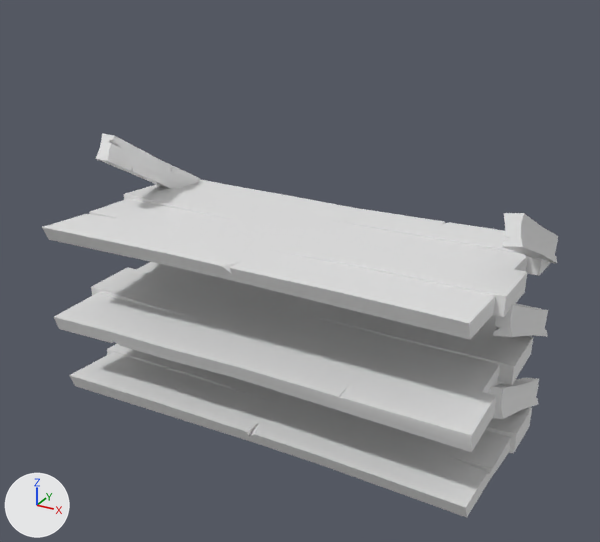
The FBX model Assets/Meshes/Enviroment/Wood/Mesh_Shelves.fbx, before and after one commit.
Both versions are drawn from a 50 mm camera at (1.32, -2.53, 1.85) aimed at (-0.02, -0.1, 0.64). Arrows for +X, +Y and +Z are at lower left; the lights stay in place. Where no turn or scale is listed for an object, it has been applied to the vertices.

In view in the first picture: 'Shelves'.
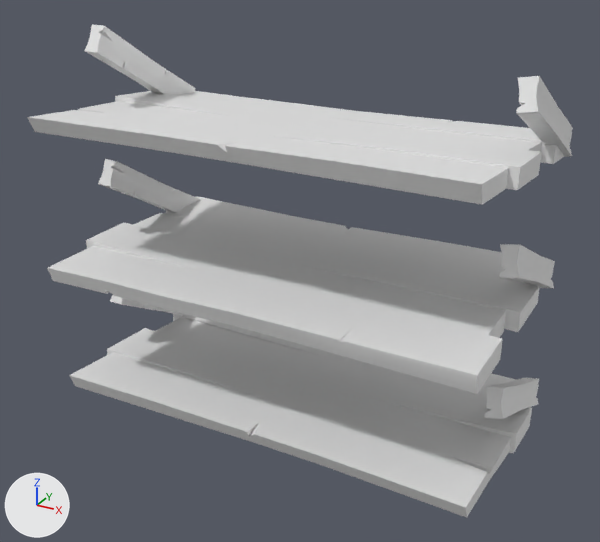
What the commit changed:
me_shelves_001 has 696 vertices, 666 faces and spans x -0.87..0.81, y -0.53..0.43, z 0.05..1.06.
me_shelves_001 is used by ob_shelves; location (0.0, 0.0, 0.0).
me_shelves_001 part 1: the loose piece of 63 vertices spanning x -0.85..-0.78, y -0.22..0.38, z 0.35..0.76 is moved by (0.0, 0.0, 0.2).
me_shelves_001 part 2: the loose piece of 63 vertices spanning x 0.72..0.8, y -0.23..0.4, z 0.35..0.72 is moved by (0.0, 0.0, 0.2).
me_shelves_001 part 3: the loose piece of 63 vertices spanning x -0.85..-0.78, y -0.22..0.38, z 0.65..1.06 is moved by (0.0, 0.0, 0.4).
me_shelves_001 part 4: the loose piece of 63 vertices spanning x 0.72..0.8, y -0.23..0.4, z 0.65..1.02 is moved by (0.0, 0.0, 0.4).
me_shelves_001 part 5: the loose piece of 106 vertices spanning x -0.86..0.79, y -0.53..0.42, z 0.37..0.46 is moved by (0.0, 0.0, 0.2).
me_shelves_001 part 6: the loose piece of 106 vertices spanning x -0.87..0.78, y -0.52..0.43, z 0.66..0.8 is moved by (0.0, 0.0, 0.4).

Boxes (x1, y1, x2, y2) around the edits, measured in the pictures (600 x 542 px; the box of a moved part takes in the faces that stretch with it):
'Shelves', reshaped (28% taller): before (42, 133, 558, 518); after (27, 25, 573, 518)
part 1 of me_shelves_001, moved or reshaped (not visible before): after (98, 159, 201, 212)
part 2 of me_shelves_001, moved or reshaped: before (493, 305, 548, 337); after (499, 244, 555, 288)
part 3 of me_shelves_001, moved or reshaped: before (95, 133, 200, 189); after (84, 25, 196, 95)
part 4 of me_shelves_001, moved or reshaped: before (502, 213, 558, 263); after (516, 76, 573, 157)
part 5 of me_shelves_001, moved or reshaped: before (54, 262, 542, 452); after (47, 196, 540, 394)
part 6 of me_shelves_001, moved or reshaped: before (42, 179, 558, 340); after (27, 91, 572, 205)
